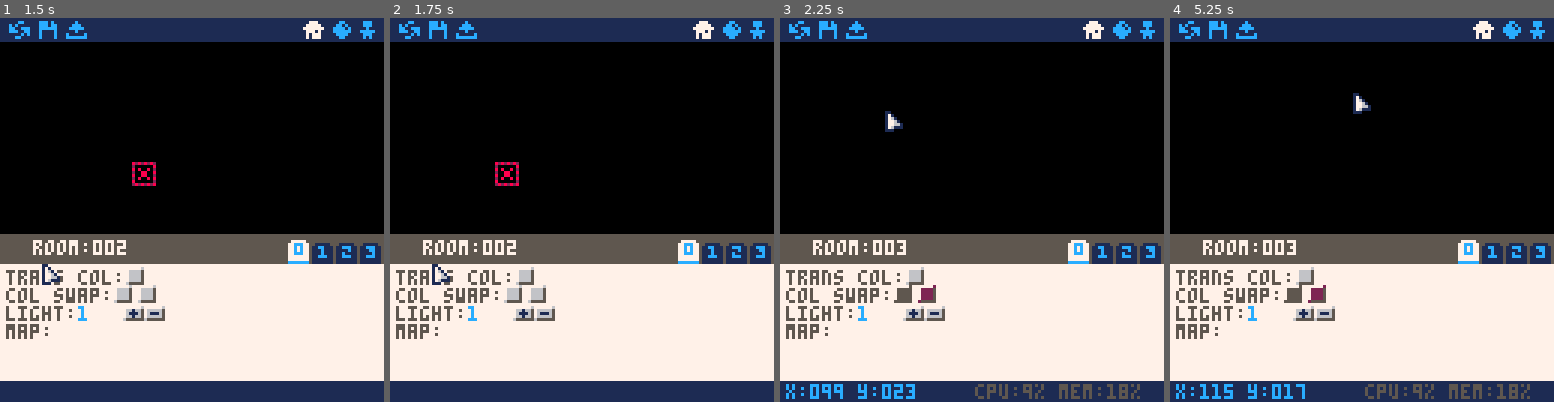
Above: before the commit, frames 1-4 (left to right).
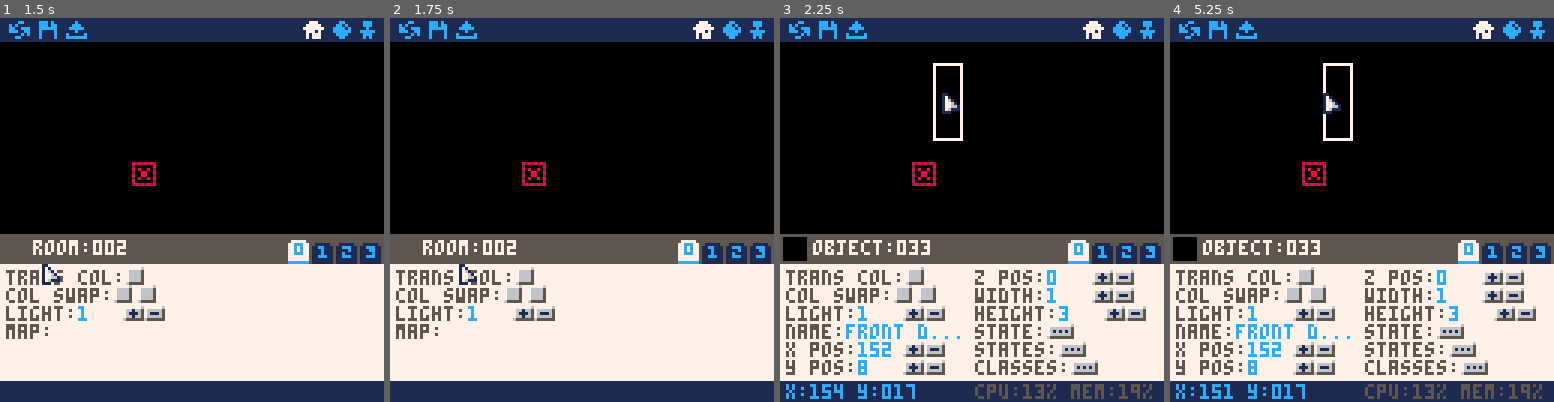
Above: after the commit, the same moments.

Repository: Liquidream/scumm-8
Game: PICO-8 cartridge editor/editor.p8
Same seed, same stepped clock (60 frames per second), same inputs: the game is played once before the commit and once after it.
Inputs (mouse positions are in pixels of both pictures, inside the frame that each line leads up to):
- Up to frame 1 (1.5 s): tap X (X key) at 0.33, 1.07 s; click (280, 121) at 0.67 s; tap O (Z key) at 0.7 s; click (46, 267) at 1.22 s
- Up to frame 2 (1.75 s): hold Right from 1.6 s (still down); tap O (Z key) at 1.7 s
- Up to frame 3 (2.25 s): click (887, 114) at 1.77 s; tap X (X key) at 1.85 s; release Right at 2.1 s; tap O (Z key) at 2.1 s; hold Up from 2.15 s (still down)
- Up to frame 4 (5.25 s): click (1342, 259) at 2.32 s; release Up at 2.42 s; hold Right 2.47-3.03 s; tap O (Z key) every 0.4 s from 2.5 to 4.9 s; click (1404, 106) at 2.87 s; tap X (X key) at 2.97, 4.08, 5.2 s; hold Left 3.08-3.58 s; click (1465, 256) at 3.42 s; hold Down 3.63-3.97 s; click (1231, 102) at 3.97 s; hold Right 4.02-4.68 s; click (1292, 248) at 4.52 s; hold Up 4.73-5.03 s; click (1354, 94) at 5.07 s; hold Left from 5.08 s (still down)

Frame 1 is identical in both runs. In frame 2, 0.7% of the frame differs, in the area x 10-41%, y 37-70%; in frame 3, 8.4%, in the area x 0-97%, y 11-100%; in frame 4, 8.3%.

Commit message:
Added cursor controls

Diff:
--- a/editor/editor.p8
+++ b/editor/editor.p8
@@ -314,27 +314,27 @@
 	--
 
   -- handle player input
-  if btnp(2) then
-    room_index += 1
-		curr_selection = nil
-  end
-  if btnp(3) then
-    room_index -= 1
-		curr_selection = nil
-  end
-  if btn(1) then
-    cam_x += 1
-  end
-  if btn(0) then
-    cam_x -= 1
-  end
-	-- if btn(0) then cursor_x -= 1 end
-	-- if btn(1) then cursor_x += 1 end
-	-- if btn(2) then cursor_y -= 1 end
-	-- if btn(3) then cursor_y += 1 end
-
-	-- if btnp(4) then input_button_pressed(1) end
-	-- if btnp(5) then input_button_pressed(2) end
+  -- if btnp(2) then
+  --   room_index += 1
+	-- 	curr_selection = nil
+  -- end
+  -- if btnp(3) then
+  --   room_index -= 1
+	-- 	curr_selection = nil
+  -- end
+  -- if btn(1) then
+  --   cam_x += 1
+  -- end
+  -- if btn(0) then
+  --   cam_x -= 1
+  -- end
+	if btn(0) then cursor_x -= 1 end
+	if btn(1) then cursor_x += 1 end
+	if btn(2) then cursor_y -= 1 end
+	if btn(3) then cursor_y += 1 end
+
+	if btnp(4) then input_button_pressed(1) end
+	if btnp(5) then input_button_pressed(2) end
 
 	-- only update position if mouse moved
 	if enable_mouse then
@@ -1826,11 +1826,11 @@
 end
 
 function gui_root:update()
- local x=stat(32)
- local y=stat(33)
+ local x=cursor_x --stat(32)
+ local y=cursor_y --stat(33)
  local dx=x-self.lastx
  local dy=y-self.lasty
- local bt=band(stat(34), 1)==1
+ local bt=band(stat(34), 1)==1 or btnp(4) --pn
 
  local wum=self:get_under_mouse(x, y)
  if wum!=self.widget_under_mouse then
@@ -1879,8 +1879,8 @@
 
 function gui_root:mouse_blocked()
  if self.visible then
-  local x=stat(32)
-  local y=stat(33)
+  local x=cursor_x --stat(32)
+  local y=cursor_y --stat(33)
   for c in all(self.children) do
    if c.visible and x>=c.x and x<c.x+c.w and y>=c.y and y<c.y+c.h then
     return true
@@ -2309,8 +2309,10 @@
  -- as arguments, but this will
  -- do...
  --printh("::"..self:abs_x())
- local mx=stat(32)-self:abs_x()-1
- local my=stat(33)-self:abs_y()-1
+ local mx=cursor_x-self:abs_x()-1
+ local my=cursor_y-self:abs_y()-1
+--  local mx=stat(32)-self:abs_x()-1
+--  local my=stat(33)-self:abs_y()-1
  local cx=flr(mx/4)
  local cy=flr(my/4)
  if cx>=0 and cx<4 and cy>=0 and cy<4 then
